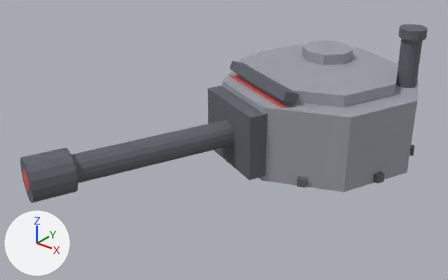
Renders of the glTF model public/assets/models/props/turret-gun.glb from each side of a commit.
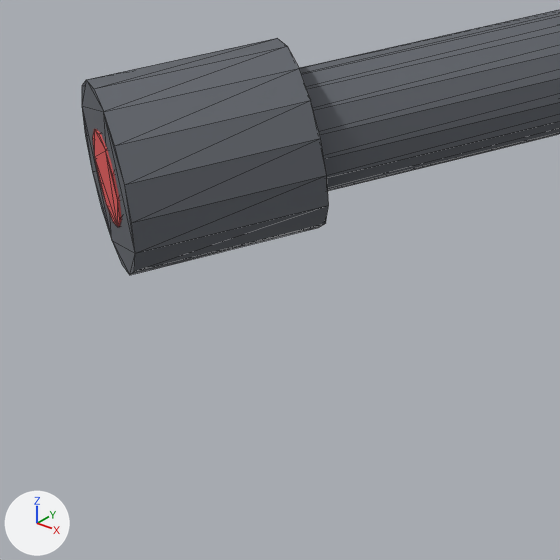
Each version appears first whole from a camera (50 mm lens) standing at (3.92, -7.01, 5.86) and looking at (-0.37, -1.65, 2.53), and next in a close-up on the part from 0% to 30% of the width and 50% to 96% of the height. The axes (+X, +Y, +Z) are drawn at lower left. The lights are the same throughout. The last two pictures show the newer version. The close-ups show mesh edges as thin lines. Vertices at exactly the same position are counted once.

Script lines for the objects in view, before the commit:
```python
me_cylinder_072 = bpy.data.meshes.new('Cylinder.072')
me_cylinder_072.from_pydata(...)  # 288 vertices, 500 faces; spans x -1.77..1.35, y -3.8..1.35, z 1.96..3.72
# faces by material slot: [84, 360, 56]
me_cylinder_072.materials.append(mat_au_armor)  # grey #9ea0a8
me_cylinder_072.materials.append(mat_au_black)  # dark grey #61656c
me_cylinder_072.materials.append(mat_au_red)  # red #e75959
ob_turretgun = bpy.data.objects.new('TurretGun', me_cylinder_072)
ob_turretgun.location = (0.0, 0.0, 0.0)
```
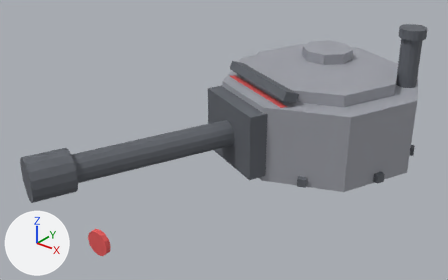
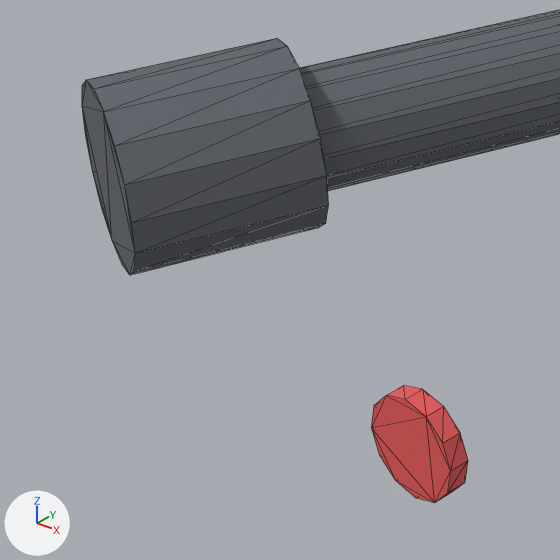
Commit message: fix(turret): snap charge glow/beam to the real bore mesh (no guessed offset)

Location of each change, [x1, y1, x2, y2] in pixels of the close-ups (560 x 560 px):
'TurretBore', added (red)
    after: [371, 385, 468, 503]
part 1 of me_cylinder_072, deleted (red)
    before: [93, 129, 122, 227]

What the commit changed:
me_cylinder_072 is used by ob_turretgun; location (0.0, 0.0, 0.0).
me_cylinder_072 had 288 vertices, 500 faces and spanned x -1.77..1.35, y -3.8..1.35, z 1.96..3.72.
me_cylinder_072 now has 264 vertices, 456 faces and spans x -1.77..1.35, y -3.8..1.35, z 1.96..3.72.
me_cylinder_072 part 1: the loose piece of 24 vertices spanning x -1.65..-1.39, y -3.75..-3.6, z 2.33..2.59 is deleted.
Mesh me_cylinder_087 is new.
It is a 12-sided cylinder along y spanning x -0.13..0.13, y -4.005..-3.955, z 2.33..2.59.
It uses material mat_au_red (red #e75959).
Object 'TurretBore' (ob_turretbore) is new; it shows me_cylinder_087.
Its location is (0.0, 0.0, 0.0).
